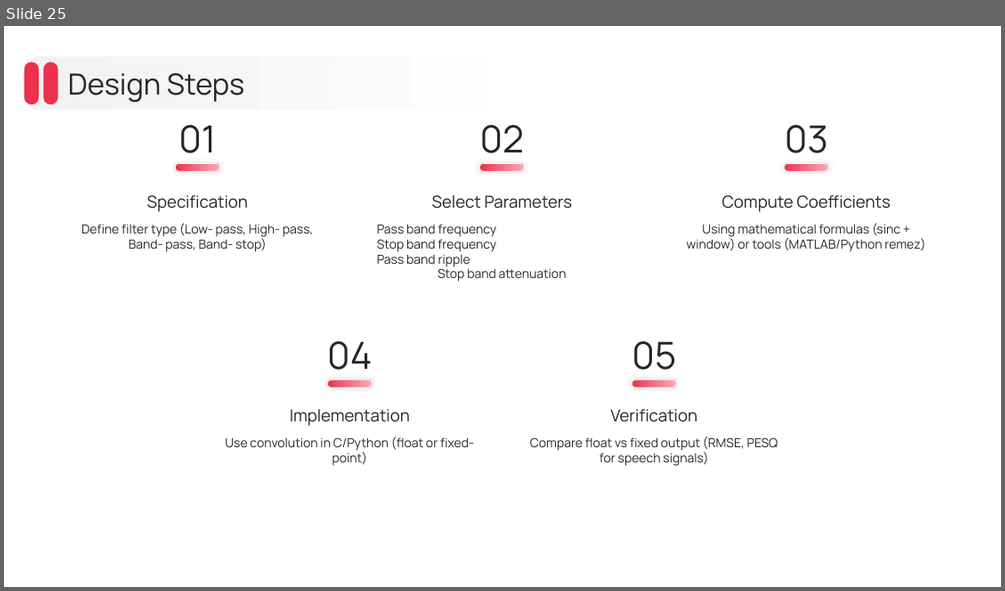
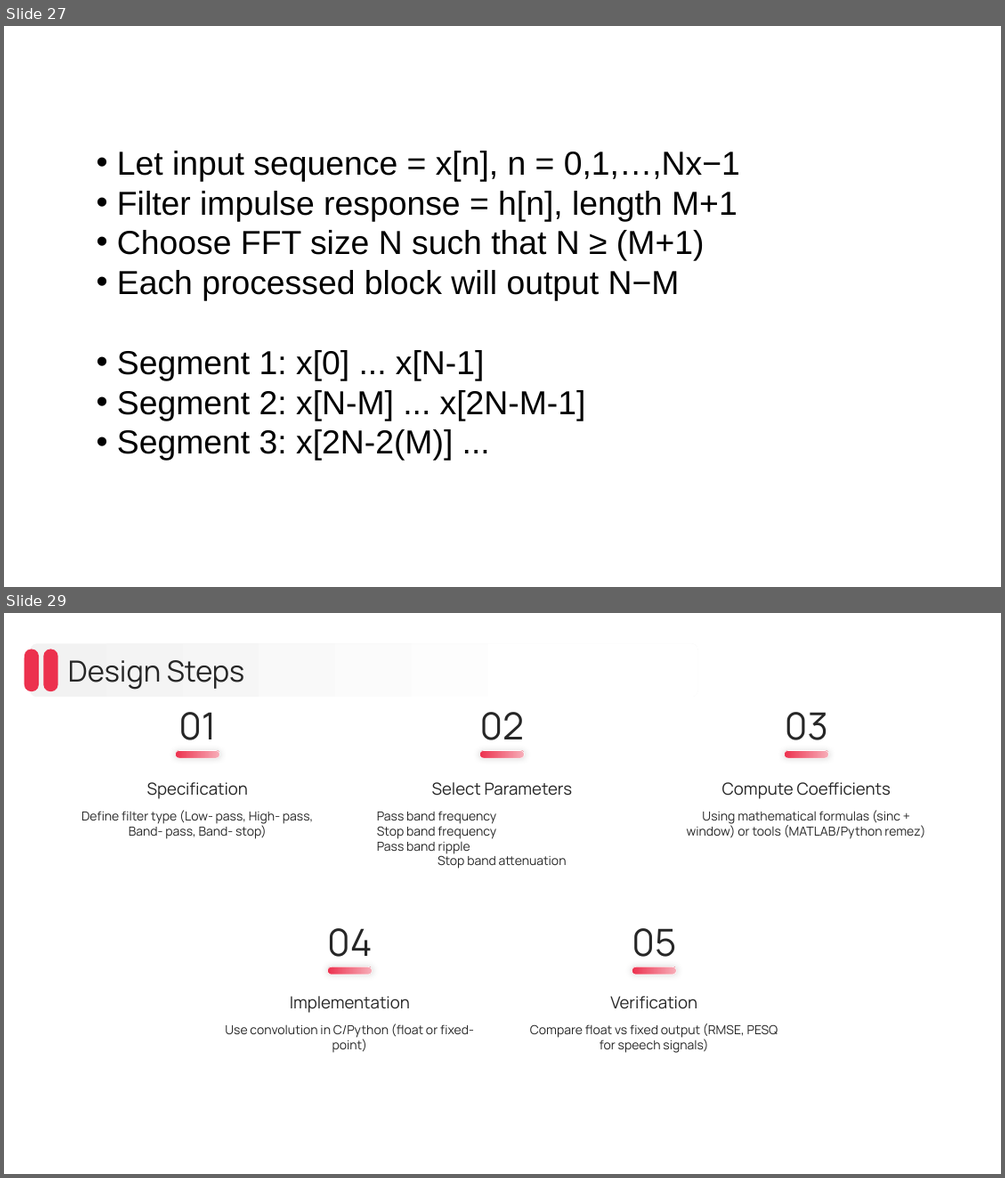
Before and after one commit to chbsaikiran/CBIT-DSP-SEMINAR-RELATED, a slide deck: Slides/From Theory to Code_ Fixed-Point FIR Filter Design and Speech Quality Evaluation.pptx. Shown one above the other, each under a label of ours: slide 25 before the commit, slides 27 and 29 after it; the slides between them are not shown. The pictures are 1005x591 and 1005x1178 pixels, drawn with LibreOffice and Linux fonts; fonts in the diff are those of the drawing. Boxes give left, top, right and bottom in pixels: in the first picture for what was removed or moved away, otherwise in the second. Text is boxed around its words. In the diff, an @@ line names an element or a change of style, - is before the commit and + after.

```diff
--- a/Slides/From Theory to Code_ Fixed-Point FIR Filter Design and Speech Quality Evaluation.pptx
+++ b/Slides/From Theory to Code_ Fixed-Point FIR Filter Design and Speech Quality Evaluation.pptx
@@ slide 27 added at (4,26,1001,587), background #FFFFFF @@
@@ text added at (117,151,740,460), 32 pt, text #000000 @@
+• Let input sequence = x[n], n = 0,1,…,Nx−1
+• Filter impulse response = h[n], length M+1
+• Choose FFT size N such that N ≥ (M+1)
+• Each processed block will output N−M
+• Segment 1: x[0] ... x[N-1]
+• Segment 2: x[N-M] ... x[2N-M-1]
+• Segment 3: x[2N-2(M)] ...
@@ what was slide 25 is now slide 29 @@
```
Also in this commit, not shown: 1 slide changed, 3 other slides added.
